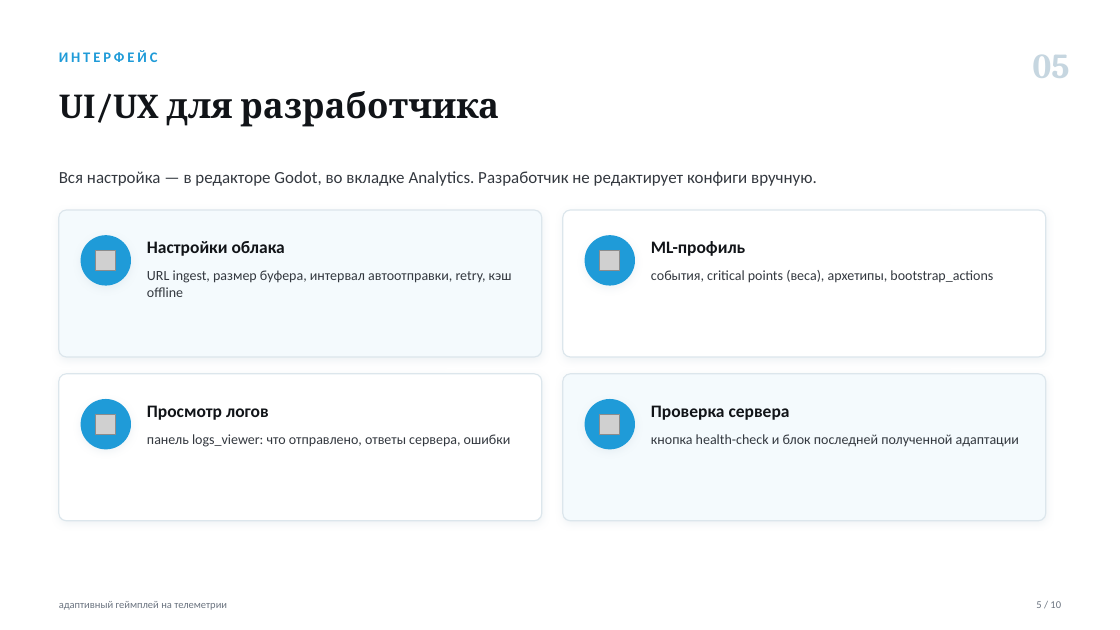
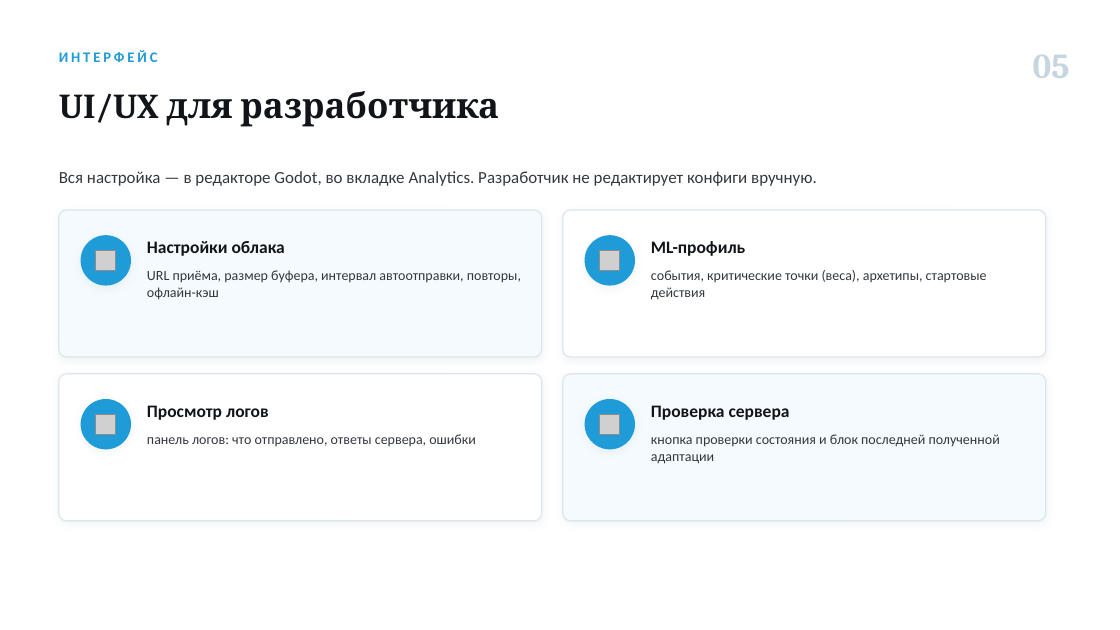
Before and after one commit to Antizi/diplom-Game_Plugs_Ai, a slide deck: slide 5 of presentations/Артамонов_ВКР_телеметрия.pptx. Drawn at 1120x630 pixels with LibreOffice and Linux fonts; fonts in the diff are those of the drawing; grey boxes stand for pictures. Boxes give left, top, right and bottom in pixels: in the first picture for what was removed or moved away, otherwise in the second. Text is boxed around its words. In the diff, an @@ line names an element or a change of style, - is before the commit and + after.

```diff
--- a/presentations/Артамонов_ВКР_телеметрия.pptx
+++ b/presentations/Артамонов_ВКР_телеметрия.pptx
@@ text at (x1=147, y1=270, x2=521, y2=300): text changed @@
-URL ingest, размер буфера, интервал автоотправки, retry, кэш offline
+URL приёма, размер буфера, интервал автоотправки, повторы, офлайн-кэш
@@ text at (x1=651, y1=270, x2=987, y2=300): text changed @@
-события, critical points (веса), архетипы, bootstrap_actions
+события, критические точки (веса), архетипы, стартовые действия
@@ text at (x1=147, y1=434, x2=476, y2=446): text changed @@
-панель logs_viewer: что отправлено, ответы сервера, ошибки
+панель логов: что отправлено, ответы сервера, ошибки
@@ text at (x1=651, y1=434, x2=1000, y2=464): text changed @@
-кнопка health-check и блок последней полученной адаптации
+кнопка проверки состояния и блок последней полученной адаптации
@@ text removed at (x1=59, y1=601, x2=227, y2=610) @@
-адаптивный геймплей на телеметрии
@@ text removed at (x1=1036, y1=601, x2=1061, y2=608) @@
-5 / 10
```
Also in this commit, not shown: 8 other slides changed, 1 slide added, 1 slide removed, 6 other files.
